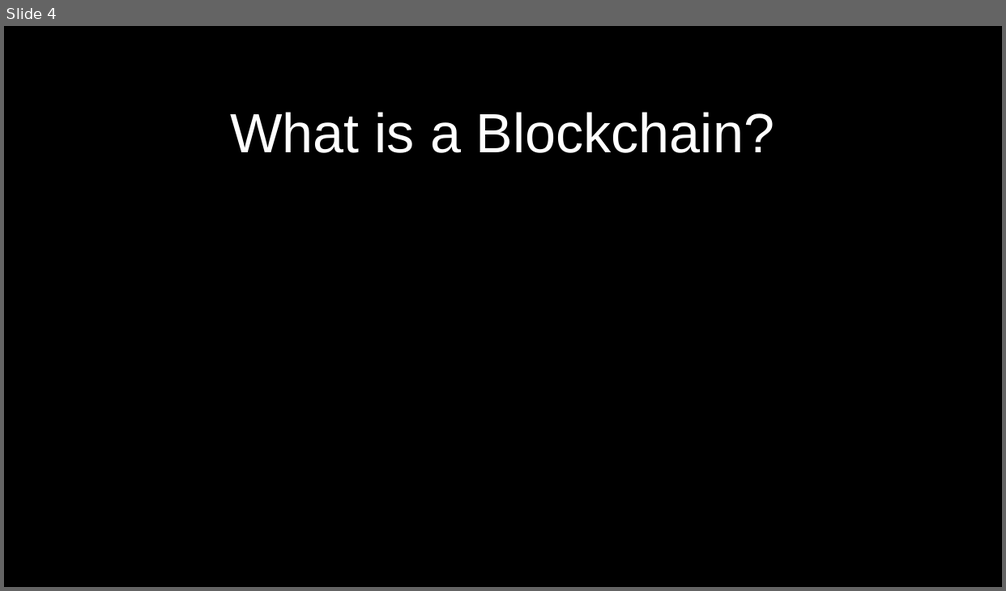
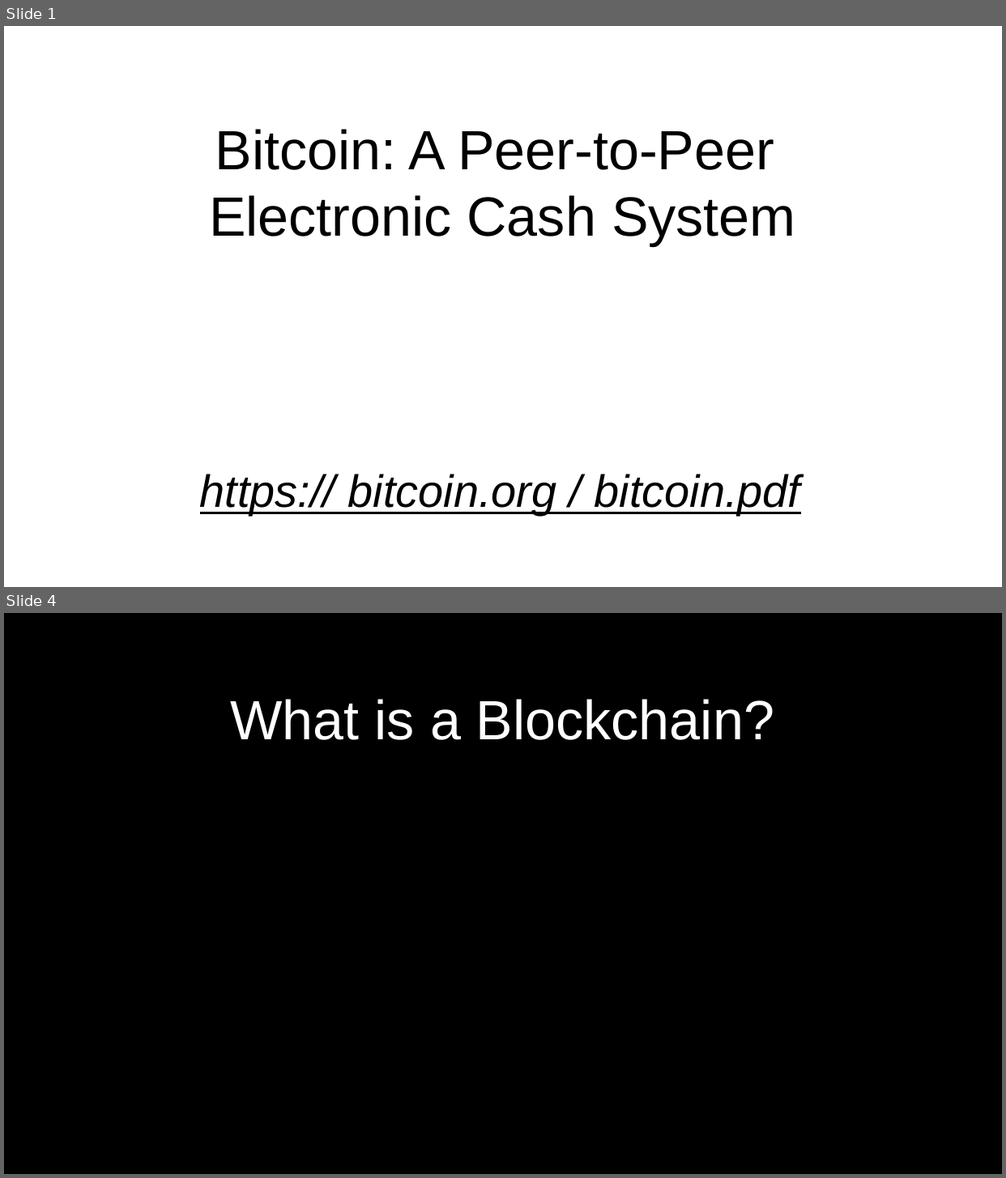
Before and after one commit to cmdruid/bitcoin-programming, a slide deck: slides/bitcoin-whitepaper-review.odp. Shown one above the other, each under a label of ours: slide 4 before the commit, slides 1 and 4 after it; the slides between them are not shown. The pictures are 1006x591 and 1006x1178 pixels, drawn with LibreOffice and Linux fonts; fonts in the diff are those of the drawing. Boxes give left, top, right and bottom in pixels: in the first picture for what was removed or moved away, otherwise in the second. Text is boxed around its words. In the diff, an @@ line names an element or a change of style, - is before the commit and + after.

```diff
--- a/slides/bitcoin-whitepaper-review.odp
+++ b/slides/bitcoin-whitepaper-review.odp
@@ slide 1 added at (4, 26, 1002, 587), background #FFFFFF @@
@@ title added at (209, 129, 796, 246), 44 pt, text #000000 @@
+Bitcoin: A Peer-to-Peer
+Electronic Cash System
@@ text added at (200, 474, 801, 515), 36 pt, text #000000, italic, underline @@
+https:// bitcoin.org / bitcoin.pdf
```
Also in this commit, not shown: 5 slides changed, 4 other slides added, 1 slide removed, 7 other files.
